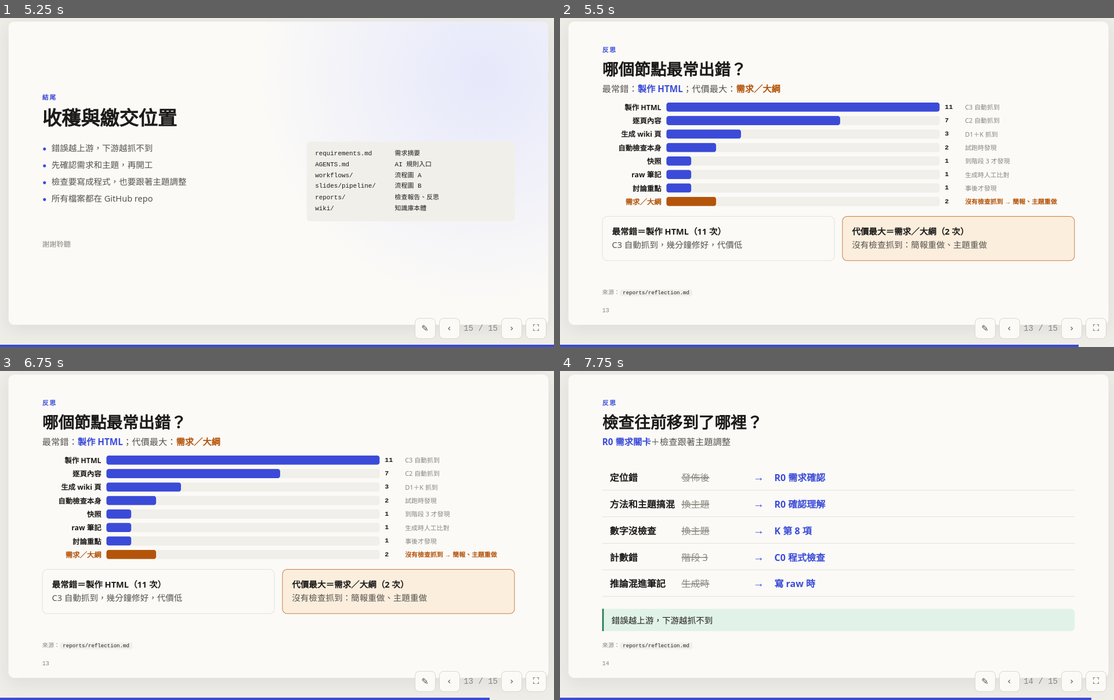
Above: before the commit, frames 1-4 (two rows, left to right).
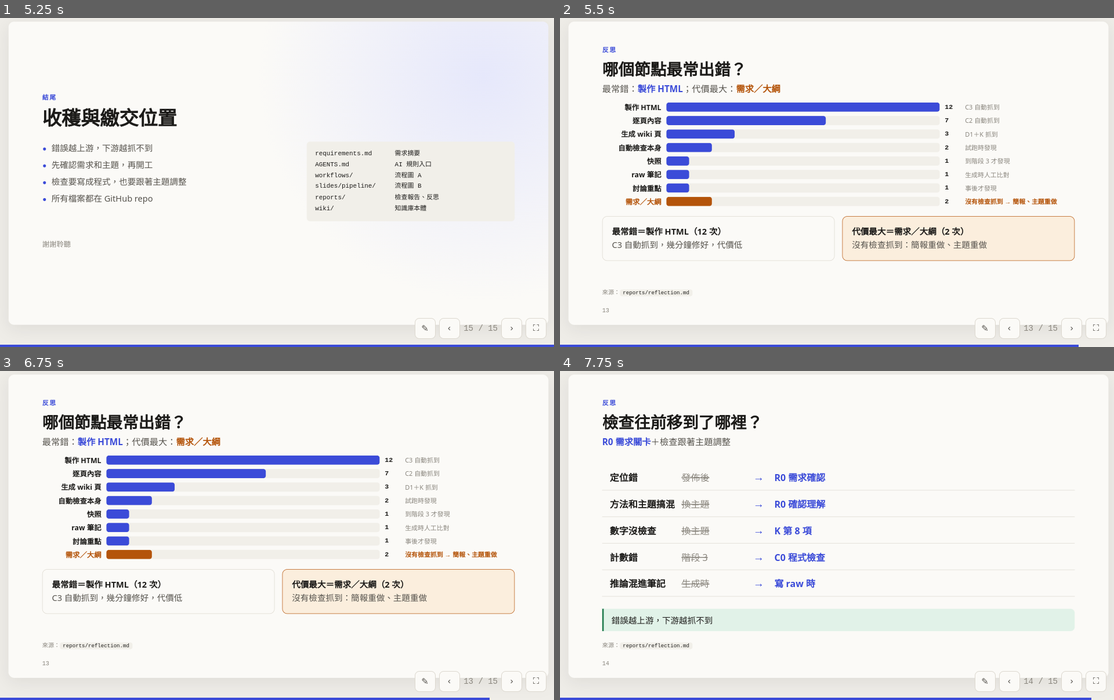
Above: after the commit, the same moments.

Repository: karen623/game-industry-llm-wiki
Game: browser game, page slides/game-industry-wiki.html
Two runs of this game, one before a commit and one after it. Both use one fixed random seed, a clock stepped at 60 frames per second and the inputs below.
Inputs (mouse positions are in pixels of both pictures, inside the frame that each line leads up to):
- Up to frame 1 (5.25 s): click (277, 172) at 0.27 s; hold Right 1.03-1.53 s; tap Space every 0.5 s from 1.1 to 5.1 s; hold Left 1.58-2.15 s; hold Right 2.2-2.87 s; hold Left 2.92-3.35 s; hold Right 3.4-3.9 s; hold Left 3.95-4.52 s; hold Right 4.57-5.23 s
- Up to frame 2 (5.5 s): hold Left from 5.28 s (still down)
- Up to frame 3 (6.75 s): tap Space at 5.6, 6.1, 6.6 s; release Left at 5.72 s; hold Right 5.77-6.27 s; hold Left from 6.32 s (still down)
- Up to frame 4 (7.75 s): release Left at 6.88 s; hold Right 6.93-7.6 s; tap Space at 7.1, 7.6 s; hold Left from 7.65 s (still down)

Frame 1 is identical in both runs. In frame 2, 0.2% of the frame differs, in the area x 22-71%, y 26-66%; in frame 3, 0.2%; in frame 4, nothing differs.

Commit message:
簡報反思頁：製作 HTML 出錯次數同步為 12
Co-Authored-By: Claude Opus 5.5 <noreply@anthropic.com>

Diff:
--- a/slides/game-industry-wiki.html
+++ b/slides/game-industry-wiki.html
@@ -417,11 +417,11 @@
   <p class="lead" style="margin-bottom:14px">最常錯：<strong>製作 HTML</strong>；代價最大：<strong style="color:var(--warn)">需求／大綱</strong></p>
   <div class="hbars" id="hbars"></div>
   <div class="grid2" style="margin-top:16px;gap:18px">
-    <div class="card"><p><strong>最常錯＝製作 HTML（11 次）</strong><br>C3 自動抓到，幾分鐘修好，代價低</p></div>
+    <div class="card"><p><strong>最常錯＝製作 HTML（12 次）</strong><br>C3 自動抓到，幾分鐘修好，代價低</p></div>
     <div class="card warn"><p><strong>代價最大＝需求／大綱（2 次）</strong><br>沒有檢查抓到：簡報重做、主題重做</p></div>
   </div>
   <p class="src">來源：<code>reports/reflection.md</code></p>
-  <aside class="notes" data-n="13">最常出錯的是製作 HTML，11 次，但都是排版問題，自動檢查幾分鐘就修好。代價最大的是最上游的需求和大綱，只錯兩次：一次是簡報定位錯，整份重做；一次是我把 LLM Wiki 的方法和主題搞混，整個主題重做。這兩次都沒有任何檢查抓到。</aside>
+  <aside class="notes" data-n="13">最常出錯的是製作 HTML，12 次，但都是排版問題，自動檢查幾分鐘就修好。代價最大的是最上游的需求和大綱，只錯兩次：一次是簡報定位錯，整份重做；一次是我把 LLM Wiki 的方法和主題搞混，整個主題重做。這兩次都沒有任何檢查抓到。</aside>
 </section>
 
 <!-- 14 -->
@@ -564,8 +564,8 @@
 })();
 
 (function drawHbars(){
-  const d=[['製作 HTML',11,'C3 自動抓到',0],['逐頁內容',7,'C2 自動抓到',0],['生成 wiki 頁',3,'D1＋K 抓到',0],['自動檢查本身',2,'試跑時發現',0],['快照',1,'到階段 3 才發現',0],['raw 筆記',1,'生成時人工比對',0],['討論重點',1,'事後才發現',0],['需求／大綱',2,'沒有檢查抓到 → 簡報、主題重做',1]];
-  document.getElementById('hbars').innerHTML=d.map(([n,v,c,hot])=>`<div class="hb${hot?' hot':''}"><span class="n">${n}</span><span class="t"><span class="f" style="width:${v/11*100}%"></span></span><span class="v">${v}</span><span class="c">${c}</span></div>`).join('');
+  const d=[['製作 HTML',12,'C3 自動抓到',0],['逐頁內容',7,'C2 自動抓到',0],['生成 wiki 頁',3,'D1＋K 抓到',0],['自動檢查本身',2,'試跑時發現',0],['快照',1,'到階段 3 才發現',0],['raw 筆記',1,'生成時人工比對',0],['討論重點',1,'事後才發現',0],['需求／大綱',2,'沒有檢查抓到 → 簡報、主題重做',1]];
+  document.getElementById('hbars').innerHTML=d.map(([n,v,c,hot])=>`<div class="hb${hot?' hot':''}"><span class="n">${n}</span><span class="t"><span class="f" style="width:${v/12*100}%"></span></span><span class="v">${v}</span><span class="c">${c}</span></div>`).join('');
 })();
 
 const slides=[...document.querySelectorAll('.slide')], stage=document.getElementById('stage'), nb=document.getElementById('notesbox');
--- a/slides/pipeline/v4/03-deck.html
+++ b/slides/pipeline/v4/03-deck.html
@@ -417,11 +417,11 @@
   <p class="lead" style="margin-bottom:14px">最常錯：<strong>製作 HTML</strong>；代價最大：<strong style="color:var(--warn)">需求／大綱</strong></p>
   <div class="hbars" id="hbars"></div>
   <div class="grid2" style="margin-top:16px;gap:18px">
-    <div class="card"><p><strong>最常錯＝製作 HTML（11 次）</strong><br>C3 自動抓到，幾分鐘修好，代價低</p></div>
+    <div class="card"><p><strong>最常錯＝製作 HTML（12 次）</strong><br>C3 自動抓到，幾分鐘修好，代價低</p></div>
     <div class="card warn"><p><strong>代價最大＝需求／大綱（2 次）</strong><br>沒有檢查抓到：簡報重做、主題重做</p></div>
   </div>
   <p class="src">來源：<code>reports/reflection.md</code></p>
-  <aside class="notes" data-n="13">最常出錯的是製作 HTML，11 次，但都是排版問題，自動檢查幾分鐘就修好。代價最大的是最上游的需求和大綱，只錯兩次：一次是簡報定位錯，整份重做；一次是我把 LLM Wiki 的方法和主題搞混，整個主題重做。這兩次都沒有任何檢查抓到。</aside>
+  <aside class="notes" data-n="13">最常出錯的是製作 HTML，12 次，但都是排版問題，自動檢查幾分鐘就修好。代價最大的是最上游的需求和大綱，只錯兩次：一次是簡報定位錯，整份重做；一次是我把 LLM Wiki 的方法和主題搞混，整個主題重做。這兩次都沒有任何檢查抓到。</aside>
 </section>
 
 <!-- 14 -->
@@ -564,8 +564,8 @@
 })();
 
 (function drawHbars(){
-  const d=[['製作 HTML',11,'C3 自動抓到',0],['逐頁內容',7,'C2 自動抓到',0],['生成 wiki 頁',3,'D1＋K 抓到',0],['自動檢查本身',2,'試跑時發現',0],['快照',1,'到階段 3 才發現',0],['raw 筆記',1,'生成時人工比對',0],['討論重點',1,'事後才發現',0],['需求／大綱',2,'沒有檢查抓到 → 簡報、主題重做',1]];
-  document.getElementById('hbars').innerHTML=d.map(([n,v,c,hot])=>`<div class="hb${hot?' hot':''}"><span class="n">${n}</span><span class="t"><span class="f" style="width:${v/11*100}%"></span></span><span class="v">${v}</span><span class="c">${c}</span></div>`).join('');
+  const d=[['製作 HTML',12,'C3 自動抓到',0],['逐頁內容',7,'C2 自動抓到',0],['生成 wiki 頁',3,'D1＋K 抓到',0],['自動檢查本身',2,'試跑時發現',0],['快照',1,'到階段 3 才發現',0],['raw 筆記',1,'生成時人工比對',0],['討論重點',1,'事後才發現',0],['需求／大綱',2,'沒有檢查抓到 → 簡報、主題重做',1]];
+  document.getElementById('hbars').innerHTML=d.map(([n,v,c,hot])=>`<div class="hb${hot?' hot':''}"><span class="n">${n}</span><span class="t"><span class="f" style="width:${v/12*100}%"></span></span><span class="v">${v}</span><span class="c">${c}</span></div>`).join('');
 })();
 
 const slides=[...document.querySelectorAll('.slide')], stage=document.getElementById('stage'), nb=document.getElementById('notesbox');
Not shown, changed: slides/pipeline/v4/02-slides-spec.md
